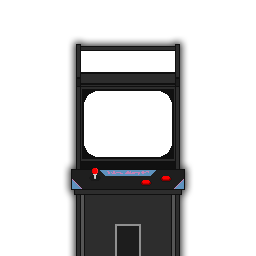
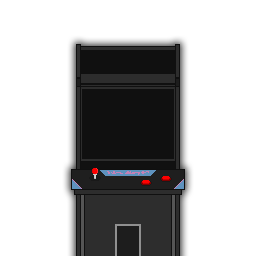
Two versions of the same layered image (256x256). Layer-by-layer changes:
painted on "Cabinet" over <box>81,51,175,157</box>
